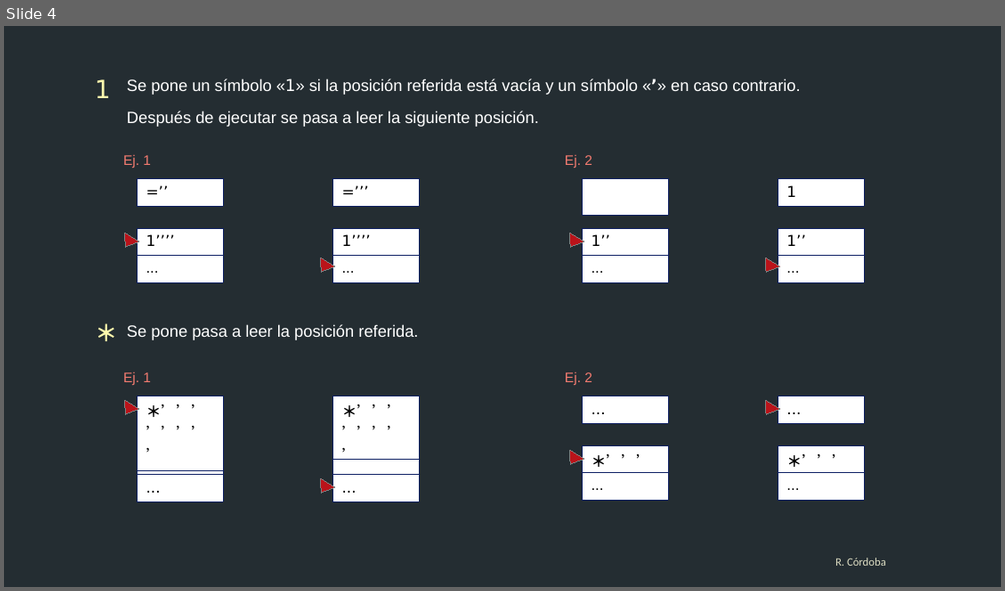
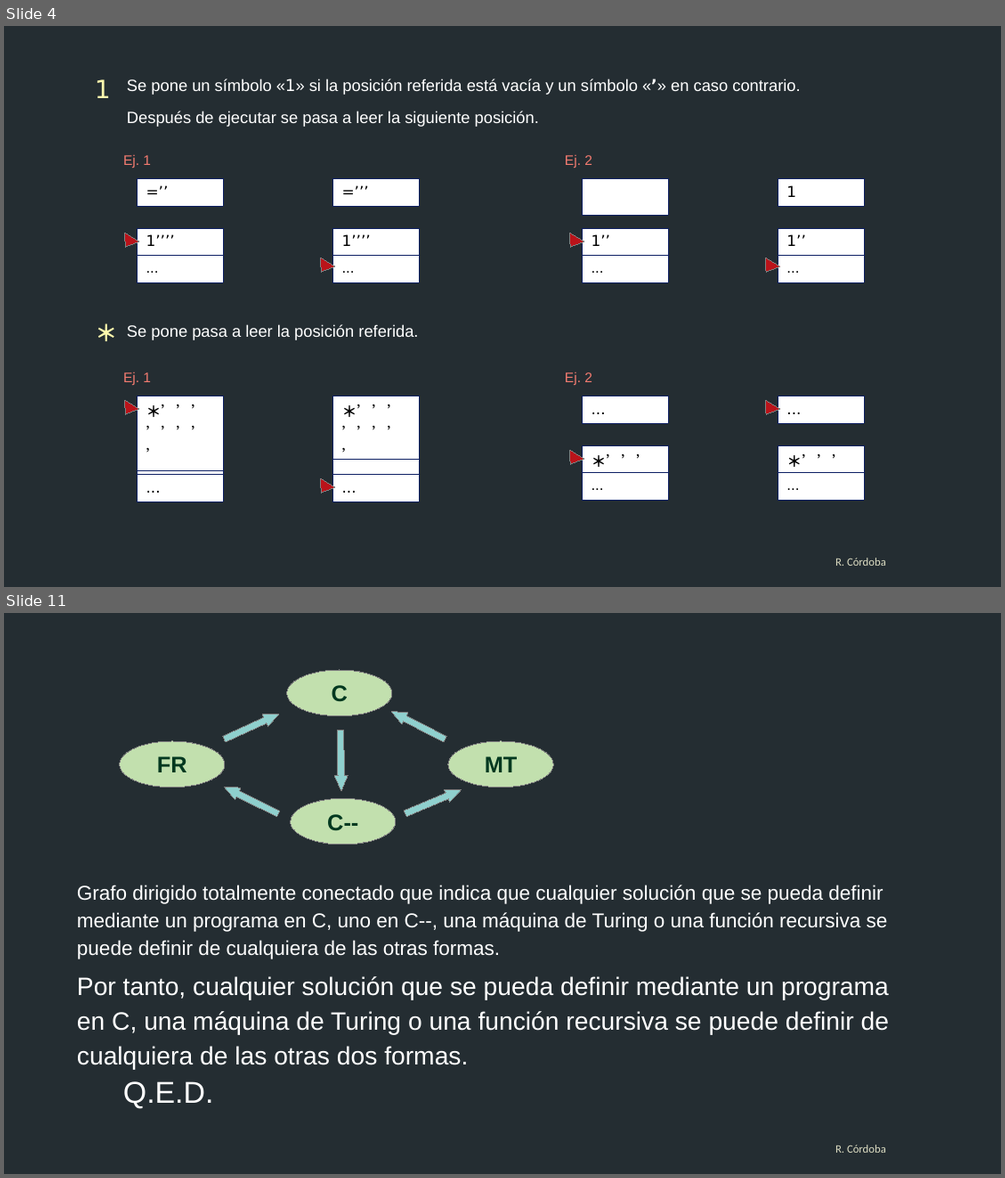
Before and after one commit to rjcordoba/yamm, a slide deck: presentación.odp. Shown one above the other, each under a label of ours: slide 4 before the commit, slides 4 and 11 after it; the slides between them are not shown. The pictures are 1005x591 and 1005x1178 pixels, drawn with LibreOffice and Linux fonts; fonts in the diff are those of the drawing; background and template pictures are left out. Boxes give left, top, right and bottom in pixels: in the first picture for what was removed or moved away, otherwise in the second. Text is boxed around its words. In the diff, an @@ line names an element or a change of style, - is before the commit and + after.

```diff
--- a/presentación.odp
+++ b/presentación.odp
@@ slide 11 added at (4,613,1001,1174), background #242D32 @@
@@ ellipse added at (287,670,392,716), fill #C2E0AE, outline #808080 0 pt, 18 pt, text #00381F, bold @@
+C
@@ right arrow added at (221,707,282,746), fill #8FD0CE, outline #808080 0 pt @@
@@ right arrow added at (388,706,449,746), fill #8FD0CE, outline #808080 0 pt @@
@@ ellipse added at (120,741,225,787), fill #C2E0AE, outline #808080 0 pt, 18 pt, text #00381F, bold @@
+FR
@@ right arrow added at (333,730,348,791), fill #8FD0CE, outline #808080 0 pt @@
@@ ellipse added at (448,741,553,787), fill #C2E0AE, outline #808080 0 pt, 18 pt, text #00381F, bold @@
+MT
@@ right arrow added at (221,781,282,820), fill #8FD0CE, outline #808080 0 pt @@
@@ ellipse added at (291,798,396,844), fill #C2E0AE, outline #808080 0 pt, 18 pt, text #00381F, bold @@
+C--
@@ right arrow added at (403,784,464,819), fill #8FD0CE, outline #808080 0 pt @@
@@ text added at (77,884,888,959), 16 pt, text #FFFFFF @@
+Grafo dirigido totalmente conectado que indica que cualquier solución que se pueda definir mediante un programa en C, uno en C--, una máquina de Turing o una función recursiva se puede definir de cualquiera de las otras formas.
@@ text added at (77,976,889,1070), 20 pt, text #FFFFFF @@
+Por tanto, cualquier solución que se pueda definir mediante un programa en C, una máquina de Turing o una función recursiva se puede definir de cualquiera de las otras dos formas.
@@ text added at (123,1081,213,1109), 24 pt, text #FFFFFF @@
+Q.E.D.
@@ text added at (835,1144,886,1152), 9 pt, text #DCDCC2 @@
+R. Córdoba
```
Also in this commit, not shown: 2 slides changed, 3 other slides added.
